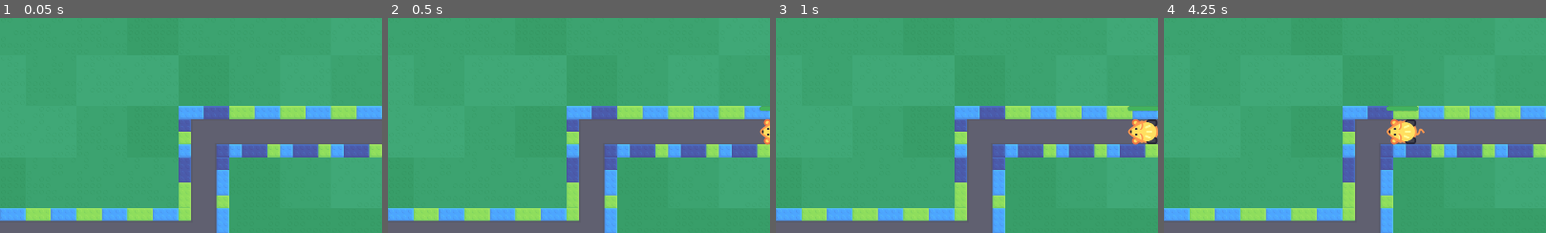
Above: before the commit, frames 1-4 (left to right).
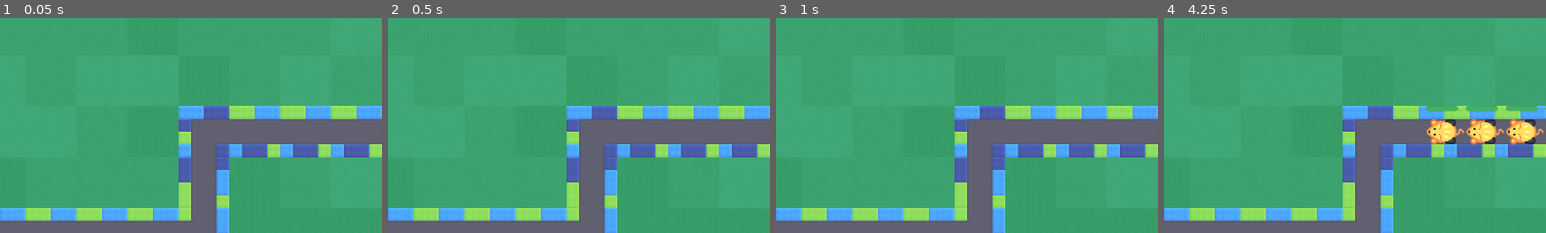
Above: after the commit, the same moments.

Repository: iguessfive/practice-2d-gamedev-with-godot-4
Game: Godot game, scene res://lesson/tower_defence.tscn
The game is run twice, just before and just after one commit, with the same random seed, the same clock (stepped at 60 frames per second) and the same inputs. The project has no main scene, so this scene is started directly.
Inputs (mouse positions are % of the whole screen's width and height, from its top left):
- Up to frame 1 (0.05 s): no input
- Up to frame 2 (0.5 s): no input
- Up to frame 3 (1 s): tap Enter at 0.5 s; move the mouse to (72, 45) at 0.52 s; tap Z at 0.6 s; click (72, 45) at 0.67 s; tap Space at 0.77 s
- Up to frame 4 (4.25 s): move the mouse to (30, 55) at 1.27 s; tap Z every 0.75 s from 1.35 to 3.6 s; click (30, 55) at 1.42 s; tap Space at 1.52, 3.02, 3.77 s; move the mouse to (60, 28) at 2.02 s; click (60, 28) at 2.17 s; move the mouse to (45, 70) at 2.77 s; click (45, 70) at 2.92 s; move the mouse to (80, 65) at 3.52 s; click (80, 65) at 3.67 s
The pictures show only the part of the screen within x 50-100%, y 27-77%; the shares and areas given below are measured in that part.

Frame 1 is identical in both runs. In frame 2, 0.3% of the frame differs, in the area x 97-100%, y 40-60%; in frame 3, 1.0%; in frame 4, 4.1%, in the area x 58-100%, y 40-60%.

Commit message:
completed lesson 7

Diff:
--- a/M11.tower-defense_workbook/lesson/mob.gd
+++ b/M11.tower-defense_workbook/lesson/mob.gd
@@ -15,7 +15,7 @@
 	_health_bar.max_value = max_health
 	set_health(health)
 
-func _physics_process(delta: float) -> void:
+func _physics_process(_delta: float) -> void:
 	_bar_pivot.global_rotation = 0.0
 
 #Update the progress bar to reflect the mob's health
@@ -26,16 +26,12 @@
 	if health == NONE:
 		_die()
 
-#Remove the mob from the scene when its health reaches zero
+
 func take_damage(amount: float) -> void:
 	health -= amount
-	# store the damage indcator `PackedScene` in a variable
 	var damage_indicator: DamageIndicator = preload("res://lesson/damage_indicator.tscn").instantiate()
-	# add it to the tree in the current scene
 	get_tree().current_scene.add_child(damage_indicator)
-	# assign it the global position of the mob
 	damage_indicator.global_position = global_position
-	# display the amount of damage passed in
 	damage_indicator.display_amount(amount)
 
 func _die():
--- /dev/null
+++ b/M11.tower-defense_workbook/lesson/mob_path_follow.tscn
@@ -0,0 +1,11 @@
+[gd_scene load_steps=3 format=3 uid="uid://djrg88mwdx470"]
+
+[ext_resource type="Script" path="res://lesson/mob_path_follow.gd" id="1_w3j8f"]
+[ext_resource type="PackedScene" uid="uid://bjg6tcv3y65kk" path="res://lesson/mob.tscn" id="2_p6usj"]
+
+[node name="MobPathFollow2D" type="PathFollow2D"]
+position = Vector2(1984, 576)
+rotation = 3.14159
+script = ExtResource("1_w3j8f")
+
+[node name="Mob" parent="." instance=ExtResource("2_p6usj")]
--- /dev/null
+++ b/M11.tower-defense_workbook/lesson/mob_spawner.gd
@@ -0,0 +1,28 @@
+class_name MobSpawner extends Node2D
+
+@export var mob_packed_scene: PackedScene = preload("res://lesson/mob.tscn")
+@export var mobs_count: int = 10
+@export var spawn_interval: float = 1.0
+
+var _remaining_mobs: int = mobs_count
+var _timer: Timer = Timer.new()
+
+@onready var _path: Path2D = get_node("MobPath2D")
+
+func _ready() -> void:
+	add_child(_timer)
+	_timer.timeout.connect(spawn_mob)
+	_timer.wait_time = spawn_interval
+	_timer.start()
+
+func spawn_mob():
+	var mob_path_follow := MobPathFollow.new()
+	_path.add_child(mob_path_follow)
+
+	var mob: Mob = mob_packed_scene.instantiate()
+	mob_path_follow.add_child(mob)
+	mob_path_follow.set_mob(mob)
+
+	_remaining_mobs -= 1
+	if _remaining_mobs == 0:
+		_timer.stop()
--- a/M11.tower-defense_workbook/lesson/simple_cannon.gd
+++ b/M11.tower-defense_workbook/lesson/simple_cannon.gd
@@ -1,4 +1,4 @@
-class_name Cannon extends Weapon
+class_name SimpleCannon extends Weapon
 
 @onready var _spawn_point: Marker2D = %RocketSpawnPoint
 
--- a/M11.tower-defense_workbook/lesson/simple_cannon.tscn
+++ b/M11.tower-defense_workbook/lesson/simple_cannon.tscn
@@ -4,6 +4,7 @@
 [ext_resource type="Script" path="res://lesson/simple_cannon.gd" id="2_blbk0"]
 
 [node name="SimpleCannon" type="Sprite2D"]
+position = Vector2(959, 413)
 texture = ExtResource("1_t7h7y")
 script = ExtResource("2_blbk0")
 
--- a/M11.tower-defense_workbook/lesson/simple_rocket.gd
+++ b/M11.tower-defense_workbook/lesson/simple_rocket.gd
@@ -1,5 +1,5 @@
 @icon("res://icons/icon_rocket.svg")
-class_name Rocket extends Area2D
+class_name SimpleRocket extends Area2D
 
 @export var speed:float = 600.0
 @export var max_distance:float = 600.0
--- a/M11.tower-defense_workbook/lesson/tower_defence.tscn
+++ b/M11.tower-defense_workbook/lesson/tower_defence.tscn
@@ -1,8 +1,7 @@
-[gd_scene load_steps=5 format=4 uid="uid://c4mywawpkp4gi"]
+[gd_scene load_steps=4 format=4 uid="uid://c4mywawpkp4gi"]
 
 [ext_resource type="TileSet" uid="uid://buxud23yyccyi" path="res://map/tileset.tres" id="1_tjo46"]
-[ext_resource type="Script" path="res://lesson/mob_path_follow.gd" id="2_nr584"]
-[ext_resource type="PackedScene" uid="uid://bjg6tcv3y65kk" path="res://lesson/mob.tscn" id="3_ynyu4"]
+[ext_resource type="Script" path="res://lesson/mob_spawner.gd" id="2_0ndar"]
 
 [sub_resource type="Curve2D" id="Curve2D_4g130"]
 _data = {
@@ -20,12 +19,9 @@
 tile_map_data = PackedByteArray("AAACAAgAAAAIAAIAAAAAAAUAAAACAAAAAAABAAUAAAACAAAAAAACAAUAAAABAAEAAAACAAQAAAACAAEAAAACAA …(352 unchanged characters)…
 tile_set = ExtResource("1_tjo46")
 
-[node name="Path2D" type="Path2D" parent="."]
+[node name="MobSpawner" type="Node2D" parent="."]
+script = ExtResource("2_0ndar")
+
+[node name="MobPath2D" type="Path2D" parent="MobSpawner"]
+unique_name_in_owner = true
 curve = SubResource("Curve2D_4g130")
-
-[node name="PathFollow2D" type="PathFollow2D" parent="Path2D"]
-position = Vector2(1984, 576)
-rotation = 3.14159
-script = ExtResource("2_nr584")
-
-[node name="Mob" parent="Path2D/PathFollow2D" instance=ExtResource("3_ynyu4")]
